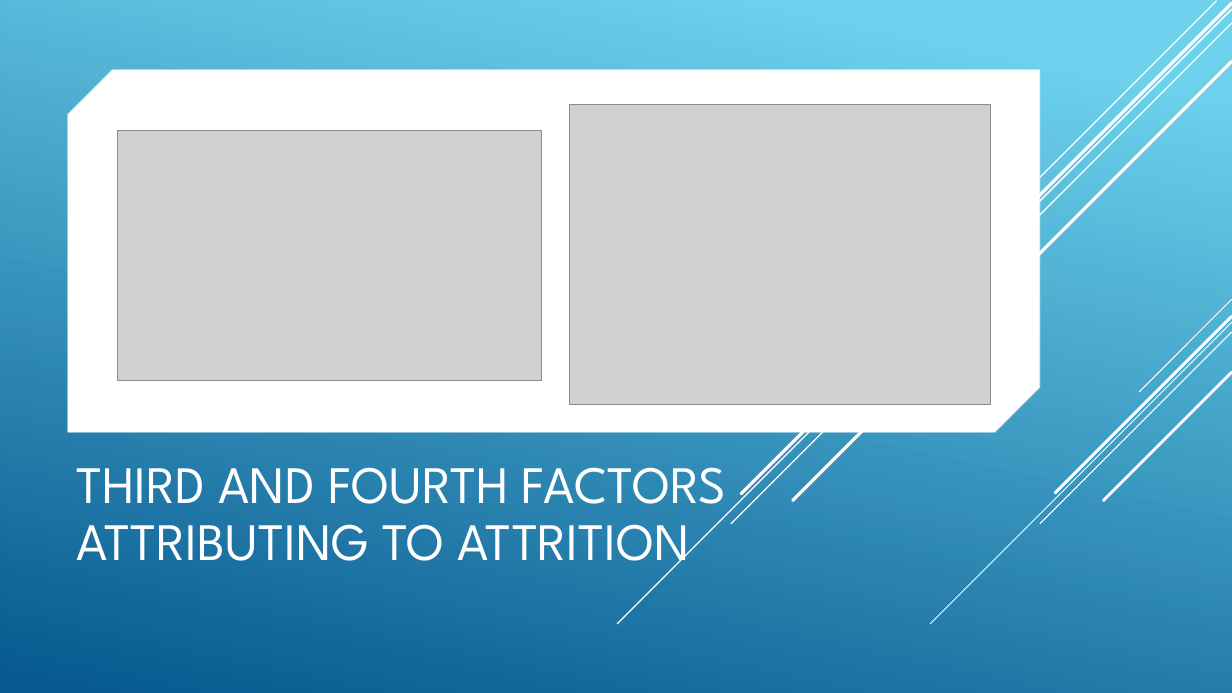
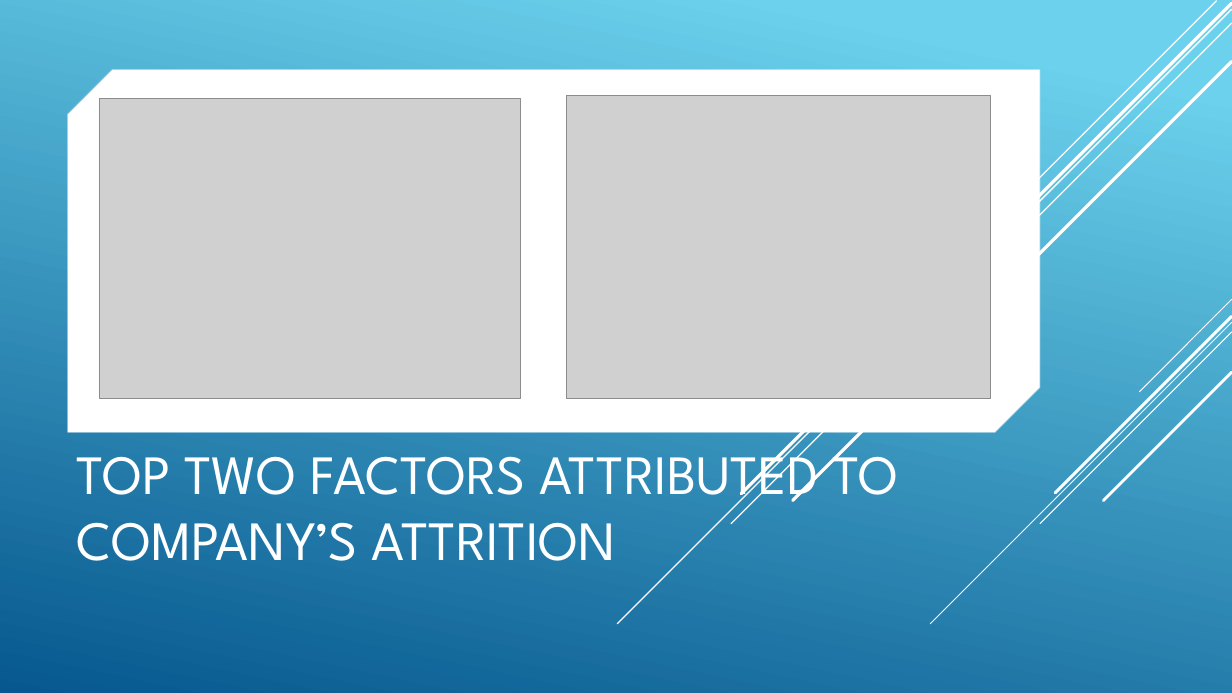
Before and after one commit to R-Chandna/MSDS6306_CaseStudy_2, a slide deck: slide 8 of Reducing_Attrition_AnEdit.pptx (slide 7 before the commit). Drawn at 1232x693 pixels with LibreOffice and Linux fonts; fonts in the diff are those of the drawing; grey boxes stand for pictures. Boxes give left, top, right and bottom in pixels: in the first picture for what was removed or moved away, otherwise in the second. Text is boxed around its words. In the diff, an @@ line names an element or a change of style, - is before the commit and + after.

Commit message:
update with new attrition predictions

```diff
--- a/Reducing_Attrition_AnEdit.pptx
+++ b/Reducing_Attrition_AnEdit.pptx
@@ picture: place and size @@
-picture at (117,131,542,381)
+picture at (100,99,520,399)
@@ picture: place and size @@
-picture at (570,104,991,405)
+picture at (567,96,991,399)
@@ title at (77,439,898,561): text changed; size 41 to 43.2 pt @@
-THIRD AND FOURTH FACTORS ATTRIBUTING TO ATTRITION
+TOP TWO FACTORS ATTRIBUTED TO COMPANY’S ATTRITION
```
Also in this commit, not shown: 1 other slide changed, 2 other files.
